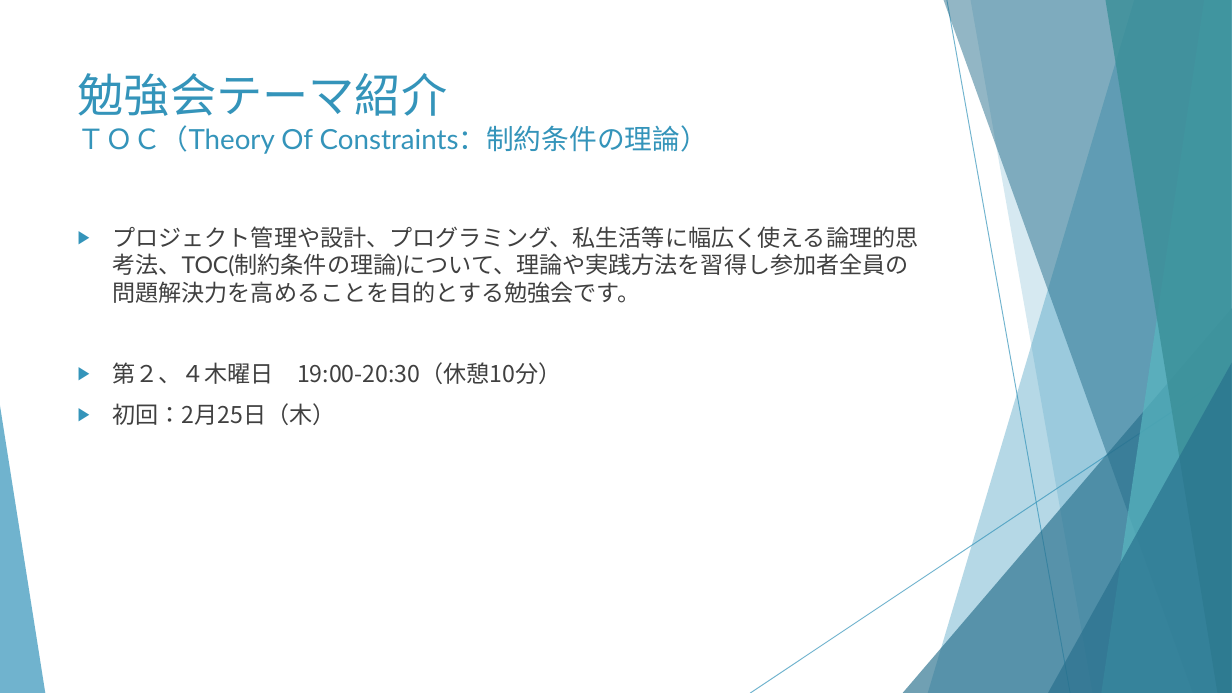
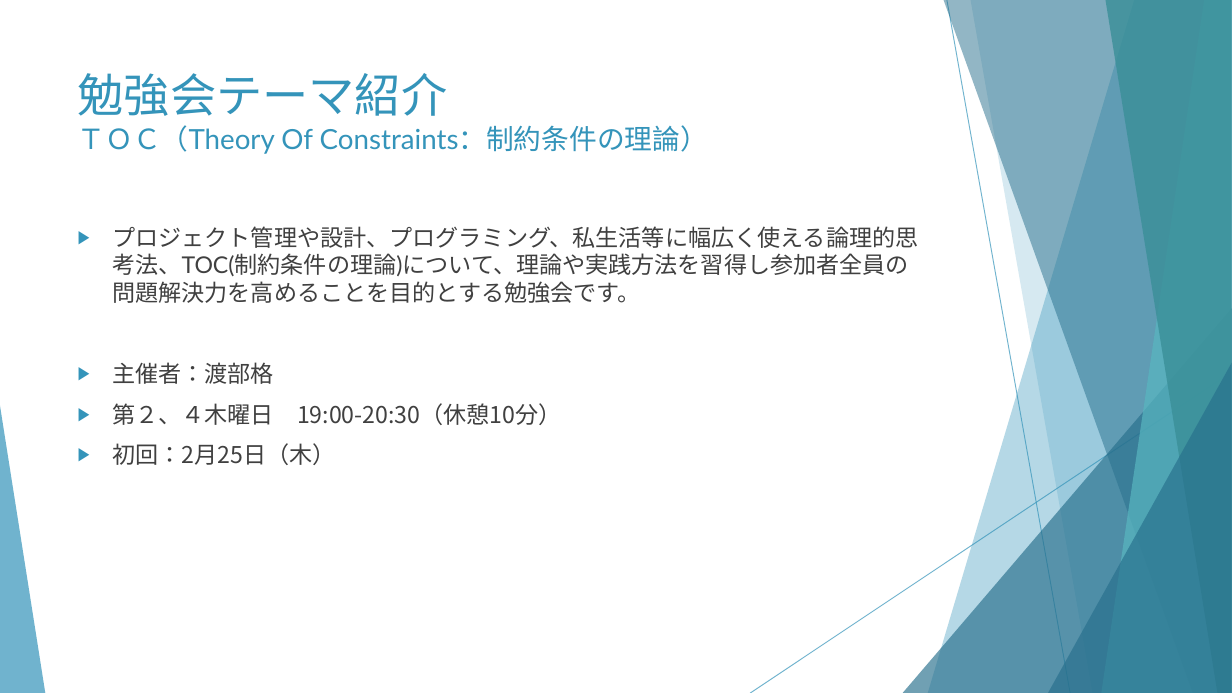
Before and after one commit to huangweijing/rpastudy, a slide deck: slide 6 of 010_事前準備/030_部会説明/20210212_勉強会説明.pptx. Drawn at 1232x693 pixels with LibreOffice and Linux fonts; fonts in the diff are those of the drawing. Boxes give left, top, right and bottom in pixels: in the first picture for what was removed or moved away, otherwise in the second. Text is boxed around its words. In the diff, an @@ line names an element or a change of style, - is before the commit and + after.

```diff
--- a/010_事前準備/030_部会説明/20210212_勉強会説明.pptx
+++ b/010_事前準備/030_部会説明/20210212_勉強会説明.pptx
@@ text at bbox=[112, 362, 274, 384]: paragraph added @@
+▶ 主催者：渡部格
```
Also in this commit, not shown: 6 other slides changed.
